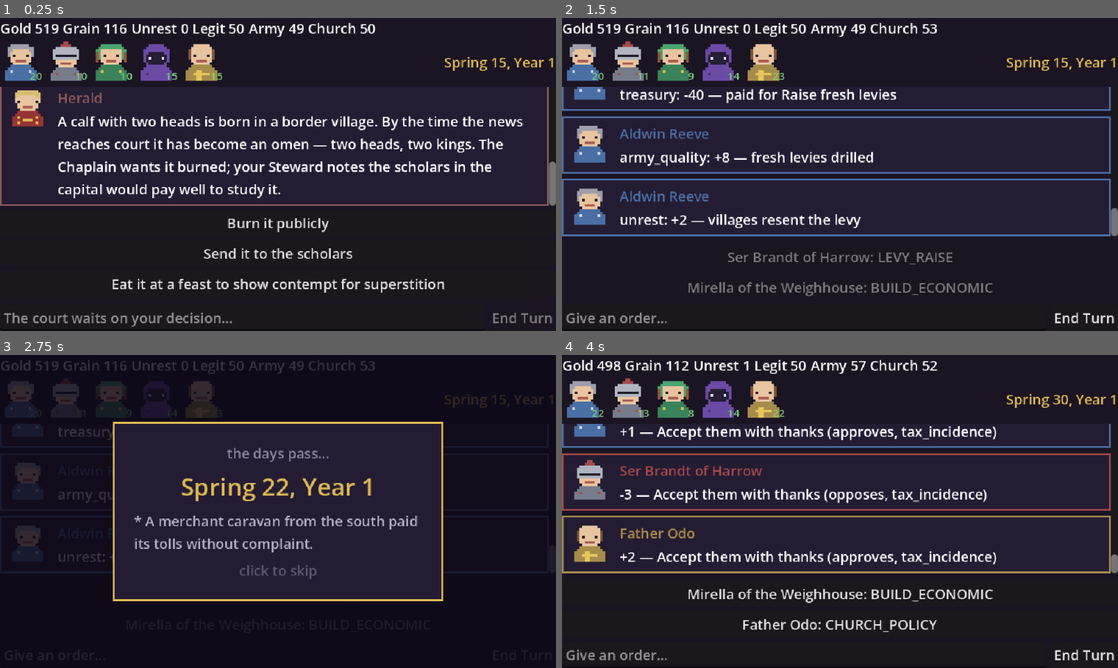
Above: before the commit, frames 1-4 (two rows, left to right).
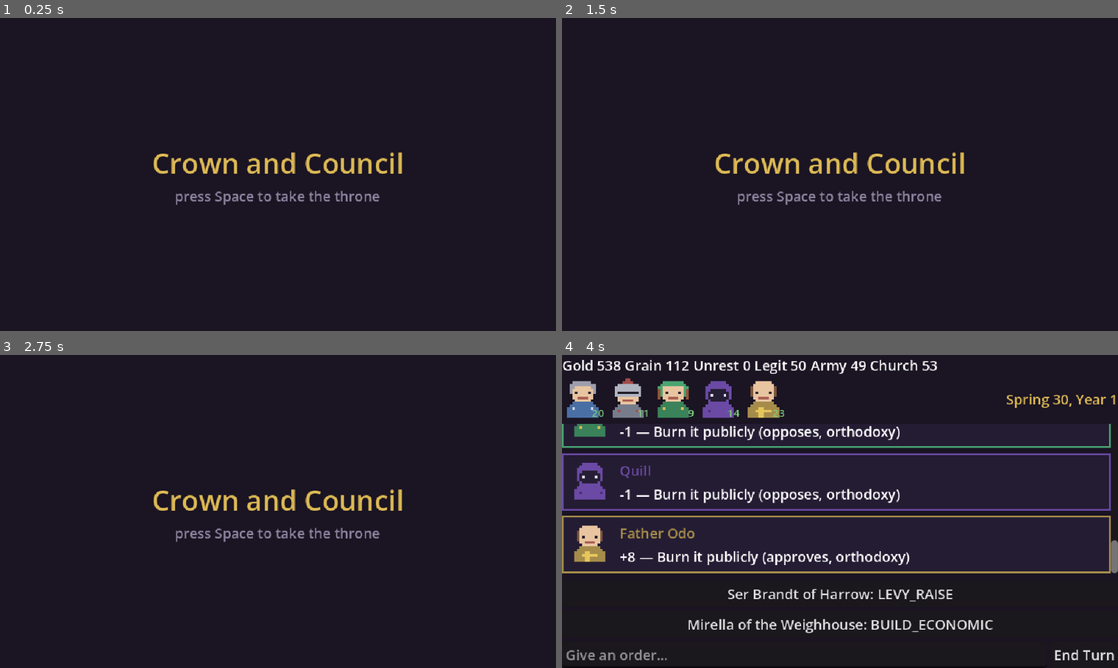
Above: after the commit, the same moments.

Repository: samuelzhang1201/game_design
Game: Godot game, scene res://scenes/game_root.tscn
The game is run twice, just before and just after one commit, with the same random seed, the same clock (stepped at 60 frames per second) and the same inputs. Before the commit the project starts from res://scenes/council.tscn.
Inputs (mouse positions are in pixels of both pictures, inside the frame that each line leads up to):
- Up to frame 1 (0.25 s): no input
- Up to frame 2 (1.5 s): click (840, 221) at 0.5 s, where only the run before the commit has a clickable "Burn it publicly"; click (840, 255) at 1.25 s, where only the run before the commit has a clickable "Ser Brandt of Harrow: LEVY_RA…"
- Up to frame 3 (2.75 s): click (522, 655) at 2 s, where only the run before the commit has a clickable "End Turn"
- Up to frame 4 (4 s): tap Space at 2.75 s; drag from (840, 511) to (895, 442) at 2.77 s; click (840, 558) at 3.5 s, where only the run before the commit has a clickable "Accept them with thanks"

The runs differ from the first frame. In frame 1, 14% of the frame differs, in the area x 0-100%, y 1-99%; in frame 2, 15%, in the area x 0-100%, y 1-98%; in frame 3, 6.9%; in frame 4, 9.5%.

Commit message:
feat: GameRoot state machine, main menu (Space), R-restart
Implements Slice-3 Task 3: GameRoot owns a MENU/CONVERSATION/COURT/DAY_RUN
state machine as the new run/main_scene. MainMenu emits start_requested on
Space (or Enter); GameRoot routes MENU -> COURT directly for now, reusing
council.tscn as an interim COURT screen until Tasks 4-6 replace it. R
restarts to MENU globally via Game.restart(), which clears sim state and
tears down the LLM seam. council_screen's auto-start guard now also fires
when parented under a GameRoot, so the interim flow stays playable; existing
council tests (parented under test nodes) are unaffected.

Co-Authored-By: Claude Fable 5 <noreply@anthropic.com>
Claude-Session: https://claude.ai/code/session_018r9884tT7xdRwHXuYPSJgU

Diff:
--- a/project.godot
+++ b/project.godot
@@ -13,7 +13,7 @@
 config/name="Crown and Council"
 config/features=PackedStringArray("4.7", "GL Compatibility")
 config/icon="res://icon.svg"
-run/main_scene="res://scenes/council.tscn"
+run/main_scene="res://scenes/game_root.tscn"
 
 [autoload]
 
--- /dev/null
+++ b/scenes/game_root.tscn
@@ -0,0 +1,9 @@
+[gd_scene load_steps=2 format=3]
+
+[ext_resource type="Script" path="res://scripts/ui/game_root.gd" id="1"]
+
+[node name="GameRoot" type="Control"]
+anchors_preset = 15
+anchor_right = 1.0
+anchor_bottom = 1.0
+script = ExtResource("1")
--- /dev/null
+++ b/scenes/main_menu.tscn
@@ -0,0 +1,9 @@
+[gd_scene load_steps=2 format=3]
+
+[ext_resource type="Script" path="res://scripts/ui/main_menu.gd" id="1"]
+
+[node name="MainMenu" type="Control"]
+anchors_preset = 15
+anchor_right = 1.0
+anchor_bottom = 1.0
+script = ExtResource("1")
--- a/scripts/ui/council_screen.gd
+++ b/scripts/ui/council_screen.gd
@@ -73,10 +73,12 @@
 	calendar_overlay.finished.connect(_on_interlude_finished)
 	add_child(calendar_overlay)
 	_apply_font()
-	# Only auto-start when running as the main scene. Under a test harness the
-	# screen is added beneath a test node, so this guard is false and the test
-	# fully controls the lifecycle (start_campaign + begin are called explicitly).
-	if get_parent() == get_tree().root:
+	# Only auto-start when running as the main scene, or (interim, until Tasks
+	# 4-6 move tick orchestration into GameRoot) when GameRoot instantiates us
+	# for COURT. Under a test harness the screen is added beneath a plain test
+	# node, so this guard is false and the test fully controls the lifecycle
+	# (start_campaign + begin are called explicitly).
+	if get_parent() == get_tree().root or get_parent() is GameRoot:
 		if Game.state == null:
 			Game.start_campaign(42)
 		begin.call_deferred()
--- a/scripts/ui/game.gd
+++ b/scripts/ui/game.gd
@@ -43,6 +43,15 @@
 		return false
 	state = loaded
 	return true
+
+## Restart flow (R12): return to MENU with a clean sim + LLM seam. Called by
+## GameRoot's global R handler.
+func restart() -> void:
+	_reset_llm()
+	state = null
+	engine = null
+	current_report = null
+	_prompts_this_tick = 0
 
 func _ensure_llm() -> void:
 	if voicer != null:
--- /dev/null
+++ b/scripts/ui/game_root.gd
@@ -0,0 +1,43 @@
+class_name GameRoot
+extends Control
+## Flow state machine (spec §2). Owns exactly one screen scene at a time;
+## screens signal upward, GameRoot decides what comes next. R restarts (R12).
+
+enum State {MENU, CONVERSATION, COURT, DAY_RUN}
+
+const MENU_SCENE := "res://scenes/main_menu.tscn"
+const COURT_SCENE := "res://scenes/council.tscn"  # interim: Task 6 swaps to court.tscn
+
+var state: State = State.MENU
+var current_screen: Node
+
+func _ready() -> void:
+	set_anchors_and_offsets_preset(Control.PRESET_FULL_RECT)
+	_switch_to(State.MENU)
+
+func _unhandled_input(event: InputEvent) -> void:
+	if event is InputEventKey and event.pressed and event.keycode == KEY_R \
+			and state != State.MENU:
+		Game.restart()
+		_switch_to(State.MENU)
+
+func _switch_to(new_state: State) -> void:
+	if current_screen != null:
+		current_screen.queue_free()
+		current_screen = null
+	state = new_state
+	match new_state:
+		State.MENU:
+			current_screen = load(MENU_SCENE).instantiate()
+			current_screen.start_requested.connect(_on_start_requested)
+		State.COURT:
+			current_screen = load(COURT_SCENE).instantiate()
+			# interim flow: council.tscn drives its own tick/interlude until
+			# Tasks 4-6 move that orchestration here.
+	add_child(current_screen)
+
+func _on_start_requested() -> void:
+	Game.start_campaign(42)
+	Game.next_tick()
+	# interim: straight to COURT; Task 5 inserts CONVERSATION here.
+	_switch_to(State.COURT)
--- /dev/null
+++ b/scripts/ui/main_menu.gd
@@ -0,0 +1,32 @@
+class_name MainMenu
+extends Control
+## R13: minimal title screen - Space (or Enter) starts.
+
+signal start_requested
+
+func _ready() -> void:
+	var bg := ColorRect.new()
+	bg.color = Color("1a1423")
+	bg.set_anchors_and_offsets_preset(Control.PRESET_FULL_RECT)
+	add_child(bg)
+	var col := VBoxContainer.new()
+	col.set_anchors_and_offsets_preset(Control.PRESET_CENTER)
+	col.grow_horizontal = Control.GROW_DIRECTION_BOTH
+	col.grow_vertical = Control.GROW_DIRECTION_BOTH
+	add_child(col)
+	var title := Label.new()
+	title.text = "Crown and Council"
+	title.add_theme_font_size_override("font_size", 32)
+	title.add_theme_color_override("font_color", Color("deba54"))
+	title.horizontal_alignment = HORIZONTAL_ALIGNMENT_CENTER
+	col.add_child(title)
+	var hint := Label.new()
+	hint.text = "press Space to take the throne"
+	hint.horizontal_alignment = HORIZONTAL_ALIGNMENT_CENTER
+	hint.add_theme_color_override("font_color", Color("8c86a0"))
+	col.add_child(hint)
+
+func _unhandled_input(event: InputEvent) -> void:
+	if event is InputEventKey and event.pressed \
+			and (event.keycode == KEY_SPACE or event.is_action_pressed("ui_accept")):
+		start_requested.emit()
--- /dev/null
+++ b/tests/ui/test_game_root.gd
@@ -0,0 +1,34 @@
+extends GutTest
+
+func _root() -> GameRoot:
+	var r: GameRoot = load("res://scenes/game_root.tscn").instantiate()
+	add_child_autofree(r)
+	return r
+
+func test_boots_to_menu() -> void:
+	var r := _root()
+	await wait_frames(2)
+	assert_eq(r.state, GameRoot.State.MENU)
+	assert_not_null(r.current_screen)
+
+func test_space_starts_campaign() -> void:
+	var r := _root()
+	await wait_frames(2)
+	r.current_screen.start_requested.emit()
+	await wait_frames(2)
+	assert_ne(r.state, GameRoot.State.MENU)
+	assert_not_null(Game.state)
+	assert_gt(Game.state.tick, 0)
+
+func test_r_restarts_to_menu() -> void:
+	var r := _root()
+	await wait_frames(2)
+	r.current_screen.start_requested.emit()
+	await wait_frames(2)
+	var key := InputEventKey.new()
+	key.keycode = KEY_R
+	key.pressed = true
+	r._unhandled_input(key)
+	await wait_frames(2)
+	assert_eq(r.state, GameRoot.State.MENU)
+	assert_null(Game.state)
Not shown, added: scripts/ui/game_root.gd.uid
Not shown, added: scripts/ui/main_menu.gd.uid
Not shown, added: tests/ui/test_game_root.gd.uid
